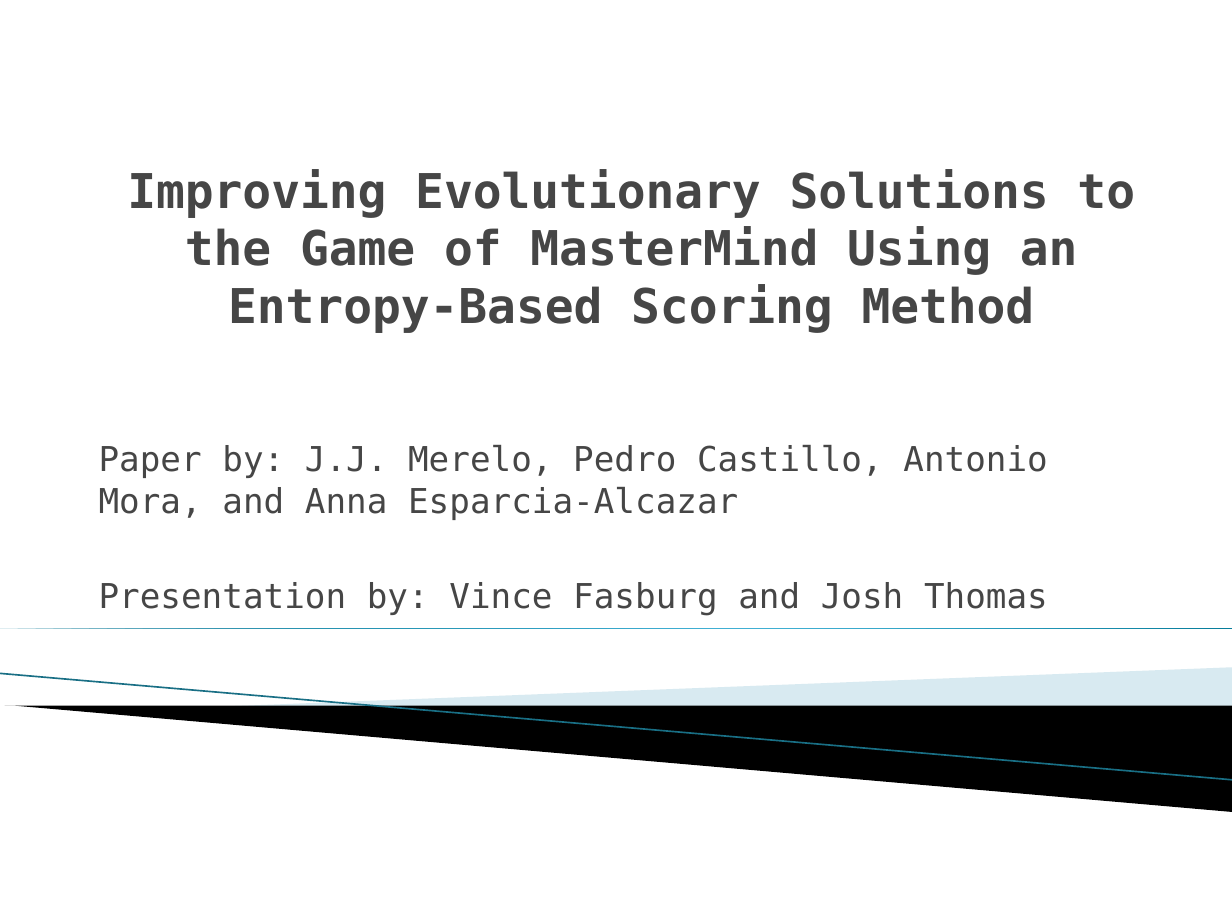
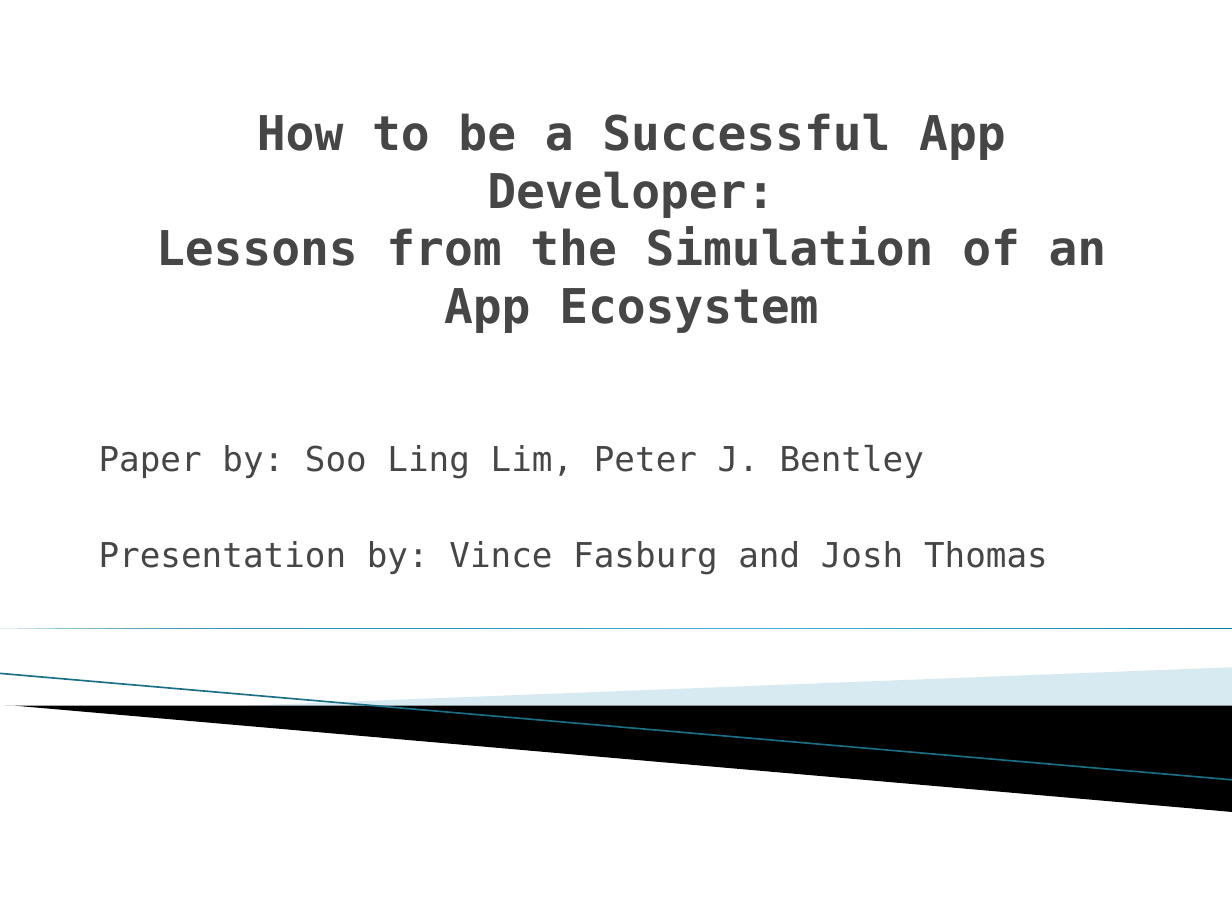
Before and after one commit to vfasburg/cse_848, a slide deck: slide 1 of paper/848_Paper_Presentation_Fasburg_Thomas.pptx. Drawn at 1232x924 pixels with LibreOffice and Linux fonts; fonts in the diff are those of the drawing; background and template pictures are left out. Boxes give left, top, right and bottom in pixels: in the first picture for what was removed or moved away, otherwise in the second. Text is boxed around its words. In the diff, an @@ line names an element or a change of style, - is before the commit and + after.

Commit message:
Completed Paper Presentation Powerpoint

```diff
--- a/paper/848_Paper_Presentation_Fasburg_Thomas.pptx
+++ b/paper/848_Paper_Presentation_Fasburg_Thomas.pptx
@@ title at (x1=156, y1=113, x2=1107, y2=333): text changed @@
-Improving Evolutionary Solutions to the Game of MasterMind Using an Entropy-Based Scoring Method
+How to be a Successful App Developer:
+Lessons from the Simulation of an App Ecosystem
@@ subtitle at (x1=99, y1=445, x2=924, y2=479): text changed @@
-Paper by: J.J. Merelo, Pedro Castillo, Antonio Mora, and Anna Esparcia-Alcazar
+Paper by: Soo Ling Lim, Peter J. Bentley
```
Also in this commit, not shown: 15 slides added, 1 other file.
